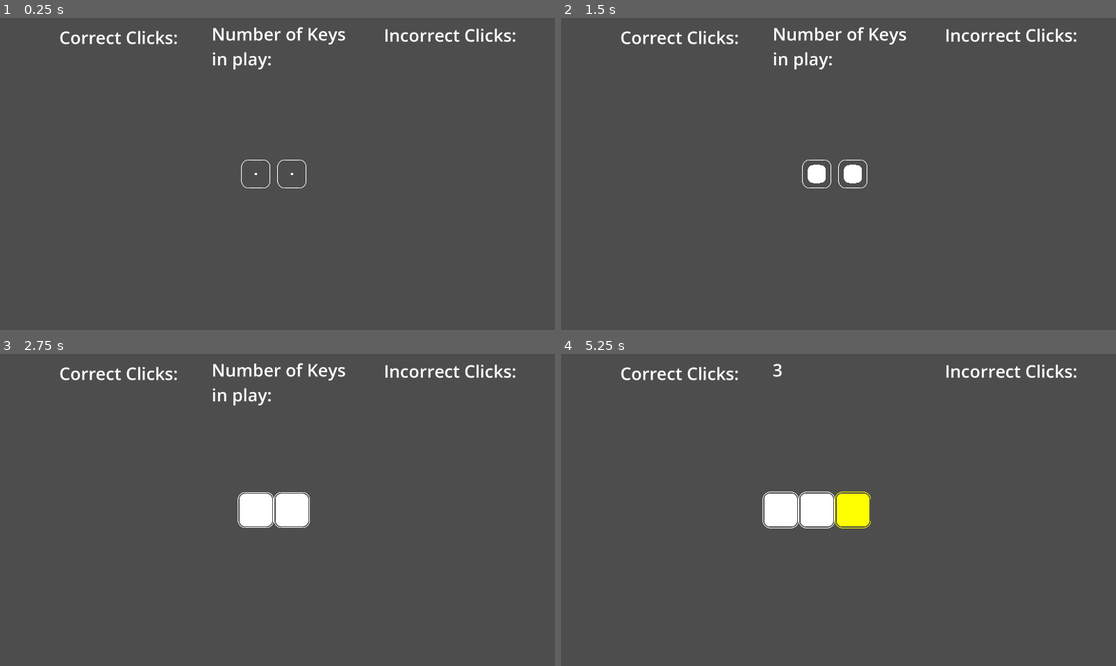
Above: before the commit, frames 1-4 (two rows, left to right).
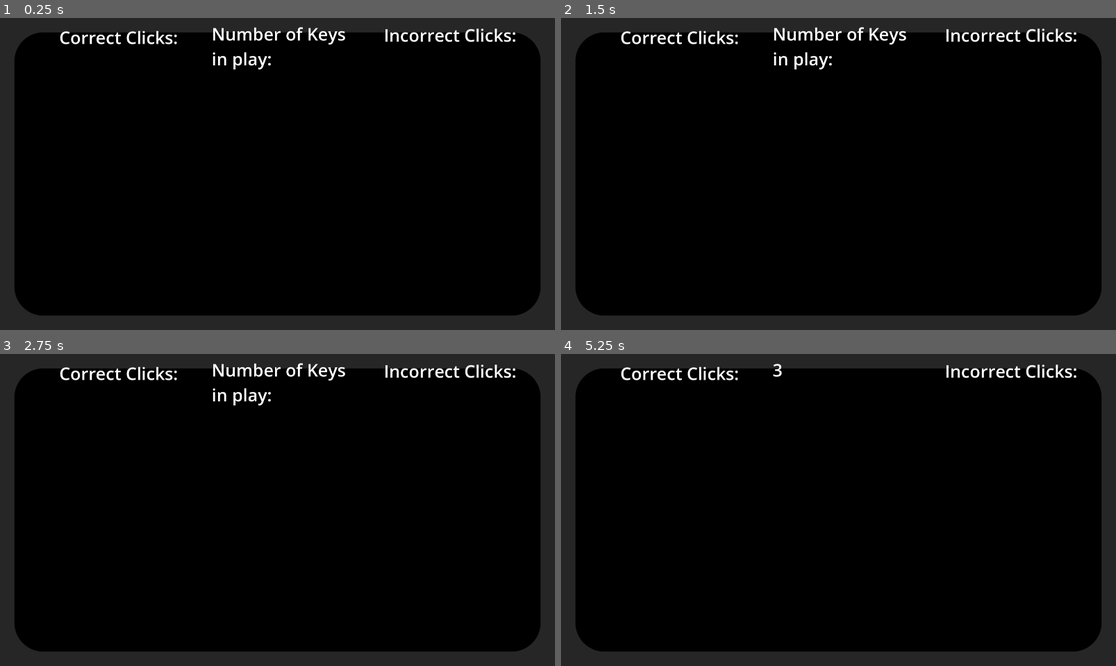
Above: after the commit, the same moments.

Repository: hedgemandan/2025-InfinityJam
Game: Godot game, scene res://Scenes/main_scene.tscn
Same seed, same stepped clock (60 frames per second), same inputs: the game is played once before the commit and once after it.
Inputs:
- Up to frame 1 (0.25 s): no input
- Up to frame 2 (1.5 s): tap Enter at 0.5 s
- Up to frame 3 (2.75 s): no input
- Up to frame 4 (5.25 s): tap Space at 3.5, 5 s; tap Enter at 4.25 s

The runs differ from the first frame. In frame 1, 99% of the frame differs, in the area x 0-100%, y 0-100%; in frame 2, 99%; in frame 3, 99%; in frame 4, 99%.
Error after the commit: Invalid access to property or key 'length' on a base object of type 'Dictionary'. (res://Scripts/main_scene.gd:75)

Commit message:
Button colours added to dictionary

Diff:
--- a/2_Project/RhythmQWERTY/Scenes/main_scene.tscn
+++ b/2_Project/RhythmQWERTY/Scenes/main_scene.tscn
@@ -1,9 +1,10 @@
-[gd_scene load_steps=7 format=3 uid="uid://bda0noe43wn4p"]
+[gd_scene load_steps=8 format=3 uid="uid://bda0noe43wn4p"]
 
 [ext_resource type="Script" uid="uid://b1pqb7xeucsme" path="res://Scripts/main_scene.gd" id="1_6l7je"]
 [ext_resource type="PackedScene" uid="uid://bq7kgpf0ql76u" path="res://Scenes/button.tscn" id="1_52fb6"]
 [ext_resource type="Texture2D" uid="uid://dyka72tgw6312" path="res://Assets/Layout_V01.png" id="2_jv6wh"]
 [ext_resource type="AudioStream" uid="uid://dawjqf2ov4arj" path="res://Assets/SFX/ui_dlc_alert_01.wav" id="4_iacmt"]
+[ext_resource type="Texture2D" uid="uid://bexst5sff3hj6" path="res://Assets/Final Assets/Background_V01.png" id="4_maf8m"]
 [ext_resource type="AudioStream" uid="uid://cjxx3k783m1mp" path="res://Assets/SFX/powerDown_000.ogg" id="5_iacmt"]
 [ext_resource type="AudioStream" uid="uid://b2q0g5he7dkr7" path="res://Assets/Music/Loop Jam Actually Fcking Working.mp3" id="6_6ev3c"]
 
@@ -216,6 +217,10 @@
 [node name="Button49" parent="." instance=ExtResource("1_52fb6")]
 visible = false
 position = Vector2(1760, 470)
+
+[node name="BG" type="Sprite2D" parent="."]
+position = Vector2(960, 540)
+texture = ExtResource("4_maf8m")
 
 [node name="SFXCorrectPress" type="AudioStreamPlayer2D" parent="."]
 stream = ExtResource("4_iacmt")
--- a/2_Project/RhythmQWERTY/Scripts/main_scene.gd
+++ b/2_Project/RhythmQWERTY/Scripts/main_scene.gd
@@ -18,60 +18,62 @@
 @onready var keys_unlocked = $"Keys Unlocked"
 
 var buttons_data = {
-	"Button":		{"Letter":"H","Row":3,"Column":7},#
-	"Button2":		{"Letter":"J","Row":3,"Column":8},#
-	"Button3":		{"Letter":"G","Row":3,"Column":6},#
-	"Button4":		{"Letter":"K","Row":3,"Column":9},#
-	"Button5":		{"Letter":"M","Row":4,"Column":8},#
-	"Button6":		{"Letter":"U","Row":2,"Column":8},#
-	"Button7":		{"Letter":"N","Row":4,"Column":7},#
-	"Button8":		{"Letter":"Y","Row":2,"Column":7},#
-	"Button9":		{"Letter":"I","Row":2,"Column":9},#
-	"Button10":		{"Letter":"B","Row":4,"Column":6},#
-	"Button11":		{"Letter":"Comma","Row":4,"Column":9},#
-	"Button12":		{"Letter":"T","Row":2,"Column":6},#
-	"Button13":		{"Letter":"F","Row":3,"Column":5},#
-	"Button14":		{"Letter":"L","Row":3,"Column":10},#
-	"Button15":		{"Letter":"O","Row":2,"Column":10},#
-	"Button16":		{"Letter":"V","Row":4,"Column":5},#
-	"Button17":		{"Letter":"Period","Row":4,"Column":10},#
-	"Button18":		{"Letter":"R","Row":2,"Column":5},#
-	"Button19":		{"Letter":"D","Row":3,"Column":4},#
-	"Button20":		{"Letter":"C","Row":4,"Column":4},#
-	"Button21":		{"Letter":"P","Row":2,"Column":11},#
-	"Button22":		{"Letter":"Semicolon","Row":3,"Column":11},#
-	"Button23":		{"Letter":"7","Row":1,"Column":8},#
-	"Button24":		{"Letter":"6","Row":1,"Column":7},#
-	"Button25":		{"Letter":"8","Row":1,"Column":9},#
-	"Button26":		{"Letter":"9","Row":1,"Column":10},#
-	"Button27":		{"Letter":"Slash","Row":4,"Column":4},#
-	"Button28":		{"Letter":"Space","Row":5,"Column":6},#
-	"Button29":		{"Letter":"5","Row":1,"Column":6},#
-	"Button30":		{"Letter":"BracketLeft","Row":2,"Column":12},#
-	"Button31":		{"Letter":"Apostrophe","Row":3,"Column":12},#
-	"Button32":		{"Letter":"E","Row":2,"Column":4},#
-	"Button33":		{"Letter":"S","Row":3,"Column":3},#
-	"Button34":		{"Letter":"0","Row":1,"Column":11},#
-	"Button35":		{"Letter":"X","Row":4,"Column":3},
-	"Button36":		{"Letter":"4","Row":1,"Column":5},
-	"Button37":		{"Letter":"3","Row":1,"Column":4},
-	"Button38":		{"Letter":"W","Row":2,"Column":3},
-	"Button39":		{"Letter":"A","Row":3,"Column":2},
-	"Button40":		{"Letter":"Z","Row":4,"Column":2},
-	"Button41":		{"Letter":"Minus","Row":1,"Column":12},
-	"Button42":		{"Letter":"Equal","Row":1,"Column":13},
-	"Button43":		{"Letter":"BracketRight","Row":2,"Column":13},
-	"Button44":		{"Letter":"NumberSign","Row":3,"Column":13},
-	"Button45":		{"Letter":"2","Row":1,"Column":3},
-	"Button46":		{"Letter":"Q","Row":2,"Column":2},
-	"Button47":		{"Letter":"BackSlash","Row":4,"Column":1},
-	"Button48":		{"Letter":"1","Row":1,"Column":2},
-	"Button49":		{"Letter":"Enter","Row":2,"Column":14}}
+	"Button":		{"Letter":"H","Row":3,"Column":7,"Color":Color(0, 1, 1,1)},#
+	"Button2":		{"Letter":"J","Row":3,"Column":8,"Color":Color(0, 1, 1,1)},#
+	"Button3":		{"Letter":"G","Row":3,"Column":6,"Color":Color(0.251, 0.773, 1,1)},#
+	"Button4":		{"Letter":"K","Row":3,"Column":9,"Color":Color(0.251, 0.824, 1,1)},#
+	"Button5":		{"Letter":"M","Row":4,"Column":8,"Color":Color(0.4, 0.714, 1,1)},#
+	"Button6":		{"Letter":"U","Row":2,"Column":8,"Color":Color(0.4, 0.616, 1,1)},#
+	"Button7":		{"Letter":"N","Row":4,"Column":7,"Color":Color(0.4, 0.616, 1,1)},#
+	"Button8":		{"Letter":"Y","Row":2,"Column":7,"Color":Color(0.451, 0.596, 1,1)},#
+	"Button9":		{"Letter":"I","Row":2,"Column":9,"Color":Color(0.502, 0.549, 1,1)},#
+	"Button10":		{"Letter":"B","Row":4,"Column":6,"Color":Color(0.686, 0.314, 1,1)},#
+	"Button11":		{"Letter":"Comma","Row":4,"Column":9,"Color":Color(0.616, 0.251, 1,1)},#
+	"Button12":		{"Letter":"T","Row":2,"Column":6,"Color":Color(0.725, 0.2, 1,1)},#
+	"Button13":		{"Letter":"F","Row":3,"Column":5,"Color":Color(0.741, 0.251, 1,1)},#
+	"Button14":		{"Letter":"L","Row":3,"Column":10,"Color":Color(0.557, 0.353, 1,1)},#
+	"Button15":		{"Letter":"O","Row":2,"Column":10,"Color":Color(0.694, 0.302, 1,1)},#
+	"Button16":		{"Letter":"V","Row":4,"Column":5,"Color":Color(0.973, 0.027, 1,1)},#
+	"Button17":		{"Letter":"Period","Row":4,"Column":10,"Color":Color(1, 0, 1,1)},#
+	"Button18":		{"Letter":"R","Row":2,"Column":5,"Color":Color(1, 0.102, 0.937,1)},#
+	"Button19":		{"Letter":"D","Row":3,"Column":4,"Color":Color(1, 0.102, 0.937,1)},#
+	"Button20":		{"Letter":"C","Row":4,"Column":4,"Color":Color(1, 0.173, 0.745,1)},#
+	"Button21":		{"Letter":"P","Row":2,"Column":11,"Color":Color(1, 0.051, 1,1)},#
+	"Button22":		{"Letter":"Semicolon","Row":3,"Column":11,"Color":Color(1, 0, 1,1)},#
+	"Button23":		{"Letter":"7","Row":1,"Column":8,"Color":Color(1, 0.153, 0.8,1)},#
+	"Button24":		{"Letter":"6","Row":1,"Column":7,"Color":Color(1, 0.2, 0.757,1)},#
+	"Button25":		{"Letter":"8","Row":1,"Column":9,"Color":Color(1, 0.153, 0.8,1)},#
+	"Button26":		{"Letter":"9","Row":1,"Column":10,"Color":Color(1, 0.251, 0.698,1)},#
+	"Button27":		{"Letter":"Slash","Row":4,"Column":11,"Color":Color(1, 0.2, 0.757,1)},#
+	"Button28":		{"Letter":"Space","Row":5,"Column":6,"Color":Color(1, 0.282, 0.58,1)},#
+	"Button29":		{"Letter":"5","Row":1,"Column":6,"Color":Color(1, 0.302, 0.553,1)},#
+	"Button30":		{"Letter":"BracketLeft","Row":2,"Column":12,"Color":Color(1, 0.302, 0.671,1)},#
+	"Button31":		{"Letter":"Apostrophe","Row":3,"Column":12,"Color":Color(1, 0.251, 0.643,1)},#
+	"Button32":		{"Letter":"E","Row":2,"Column":4,"Color":Color(1, 0.302, 0.604,1)},#
+	"Button33":		{"Letter":"S","Row":3,"Column":3,"Color":Color(1, 0.302, 0.486,1)},#
+	"Button34":		{"Letter":"0","Row":1,"Column":11,"Color":Color(1, 0.4, 0.514,1)},#
+	"Button35":		{"Letter":"X","Row":4,"Column":3,"Color":Color(1, 0.38, 0.435,1)},#
+	"Button36":		{"Letter":"4","Row":1,"Column":5,"Color":Color(1, 0.416, 0.302,1)},#
+	"Button37":		{"Letter":"3","Row":1,"Column":4,"Color":Color(1, 0.592, 0.051,1)},#
+	"Button38":		{"Letter":"W","Row":2,"Column":3,"Color":Color(1, 0.502, 0.251,1)},#
+	"Button39":		{"Letter":"A","Row":3,"Column":2,"Color":Color(1, 0.576, 0.153,1)},#
+	"Button40":		{"Letter":"Z","Row":4,"Column":2,"Color":Color(1, 0.596, 0.106,1)},#
+	"Button41":		{"Letter":"Minus","Row":1,"Column":12,"Color":Color(1, 0.502, 0.251,1)},#
+	"Button42":		{"Letter":"Equal","Row":1,"Column":13,"Color":Color(1, 0.667, 0,1)},#
+	"Button43":		{"Letter":"BracketRight","Row":2,"Column":13,"Color":Color(1, 0.467, 0.302,1)},#
+	"Button44":		{"Letter":"NumberSign","Row":3,"Column":13,"Color":Color(1, 0.502, 0.251,1)},#
+	"Button45":		{"Letter":"2","Row":1,"Column":3,"Color":Color(1, 0.831, 0,1)},#
+	"Button46":		{"Letter":"Q","Row":2,"Column":2,"Color":Color(1, 0.769, 0.043,1)},#
+	"Button47":		{"Letter":"BackSlash","Row":4,"Column":1,"Color":Color(1, 0.871, 0.024,1)},#
+	"Button48":		{"Letter":"1","Row":1,"Column":2,"Color":Color(1, 1, 0,1)},#
+	"Button49":		{"Letter":"Enter","Row":2,"Column":14,"Color":Color(1, 0.831, 0,1)}}#
 
 func _ready():
 	start_newbuttonspawn_timer()
 	start_buttoncharge_timer()
 	Music.play()
+	for n in buttons_data.length:
+		pass
 
 
 ## Popup Menu Function
Binary file added: 2_Project/RhythmQWERTY/Assets/Final Assets/Background_V01.png
Not shown, added: 2_Project/RhythmQWERTY/Assets/Final Assets/Background_V01.png.import
Not shown, added: 3_Art/Final Assets/Background_V01.png
